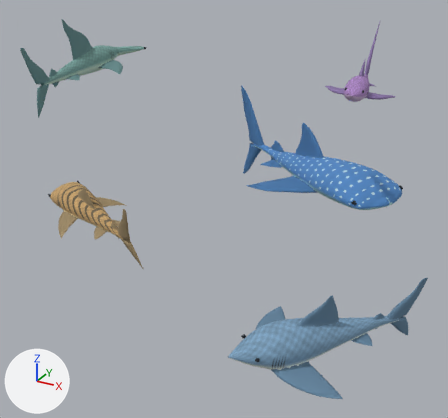
A saved change to the glTF model assets/models/shark-aquarium.glb.
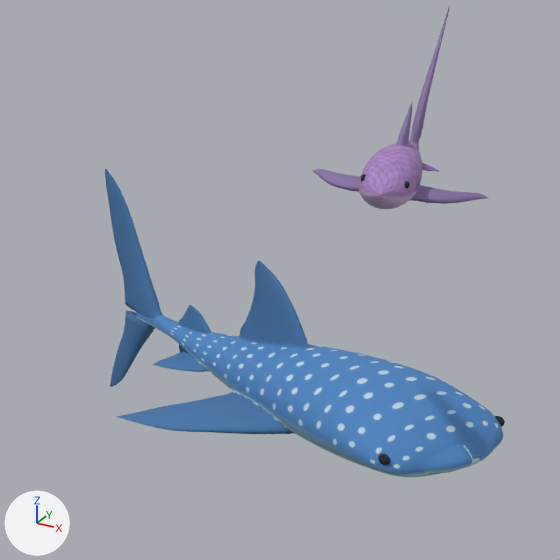
The first picture shows the older version from a camera (50 mm lens) standing at (14.8, -25.7, 11.7) and looking at (0.7, -0.1, -1.1). The close-ups show the older and then the newer version on the part from 44% to 95% of the width and 4% to 58% of the height of that picture. Only the edits that show in the close-ups are written down. The lights are fixed; the arrows at lower left show +X, +Y and +Z. Where no turn or scale is listed for an object, it has been applied to the vertices. Vertices at exactly the same position are counted once.

Names of what the first close-up shows: 'Thresher', 'Whale shark.001' and 2 more.
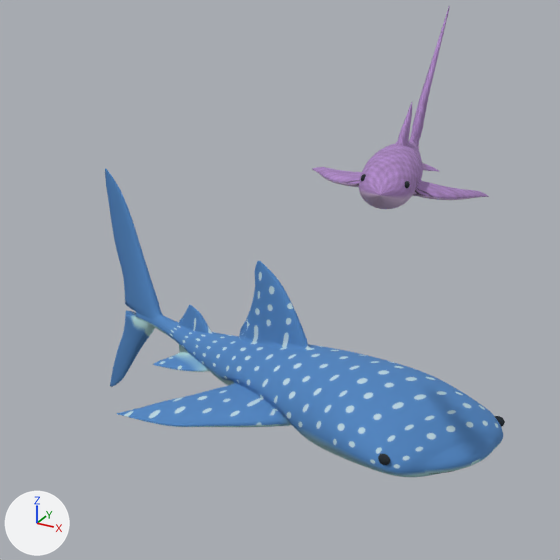
Boxes (x1, y1, x2, y2) around the edits, measured in the close-ups (560 x 560 px; the box of a moved part takes in the faces that stretch with it):
'Thresher', reshaped
    before: (312, 6, 488, 209)
    after: (313, 6, 489, 209)
part 1 of me_thresher_surface, moved or reshaped
    before: (312, 161, 488, 204)
    after: (313, 159, 489, 200)
part 2 of me_thresher_surface, recoloured
    both: (314, 9, 486, 200)
part 3 of me_whale_shark_surface, moved or reshaped
    before: (116, 360, 314, 444)
    after: (116, 360, 313, 443)
part 4 of me_whale_shark_surface, surface changed
    both: (105, 168, 480, 462)
part 5 of me_whale_shark_surface, recoloured
    before: (105, 168, 310, 434)
    after: (105, 168, 310, 427)

Edits to the bpy script that builds the scene:
```text
Change me_thresher_surface:
    where me_thresher_surface.from_pydata(...)  # 3937 vertices, 7869 faces; spans x -1.69..1.47, y -3.11..5.28, z -1.19..2.18
    used by ob_thresher; location = (6.8, 1.4, 5.69)
    me_thresher_surface part 1: 711 of 3937 vertices moved; they spanned x -1.69..1.47, y -2.22..0.7, z -0.59..0.33 and now span x -1.69..1.47, y -2.22..0.7, z -0.56..0.34; mean shift (0.0, 0.0, 0.05); largest move (0.73, -1.71, -0.21) -> (0.74, -1.71, -0.12)
    me_thresher_surface part 2: 2992 faces spanning x -1.69..1.47, y -1.92..5.28, z -1.19..2.18 switch from mat_thresher___fins (purple #8974a7) to mat_thresher___skin (picture img_thresher_skin)
Change me_whale_shark_surface:
    where me_whale_shark_surface.from_pydata(...)  # 7166 vertices, 14327 faces; spans x -5.81..5.52, y -3.82..3.66, z -2.24..3.5
    used by ob_whale_shark_001; location = (3.06, 5.48, -0.24)
    me_whale_shark_surface part 3: 1297 of 7166 vertices moved; they spanned x -2.77..3.14, y -2.74..3.66, z -0.78..0.52 and now span x -2.77..3.14, y -2.74..3.66, z -0.76..0.53; mean shift (0.0, 0.0, 0.12); largest move (2.48, 0.25, -0.4) -> (2.48, 0.25, -0.19)
    me_whale_shark_surface part 4: 7900 kept faces spanning x -5.81..5.39, y -2.74..3.66, z -2.24..3.5 get new texture (UV) coordinates
    me_whale_shark_surface part 5: 5476 faces spanning x -5.81..2.49, y -2.74..3.66, z -2.24..3.5 switch from mat_whale_shark___fins (blue #4575a8) to mat_whale_shark___spotted_skin (picture img_whale_shark_skin)
```
